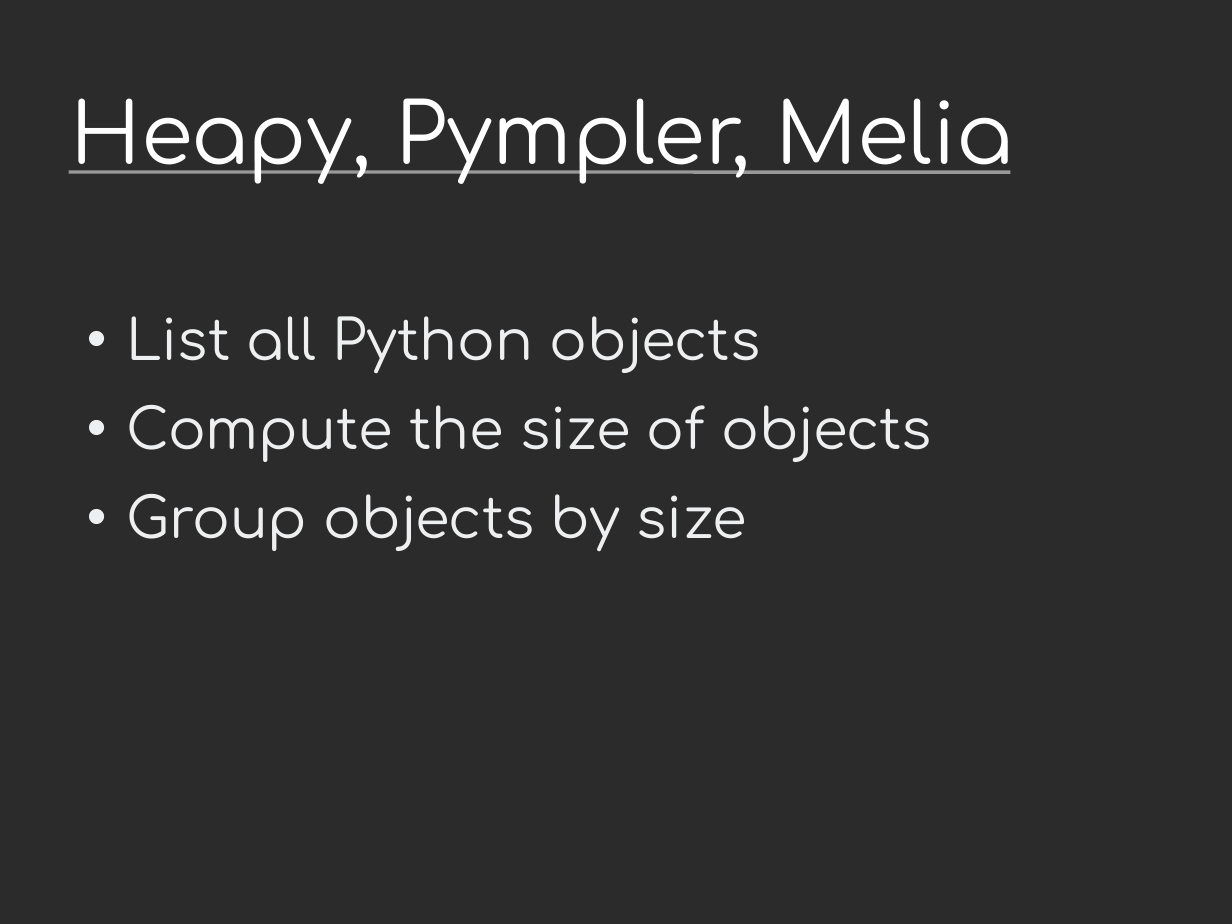
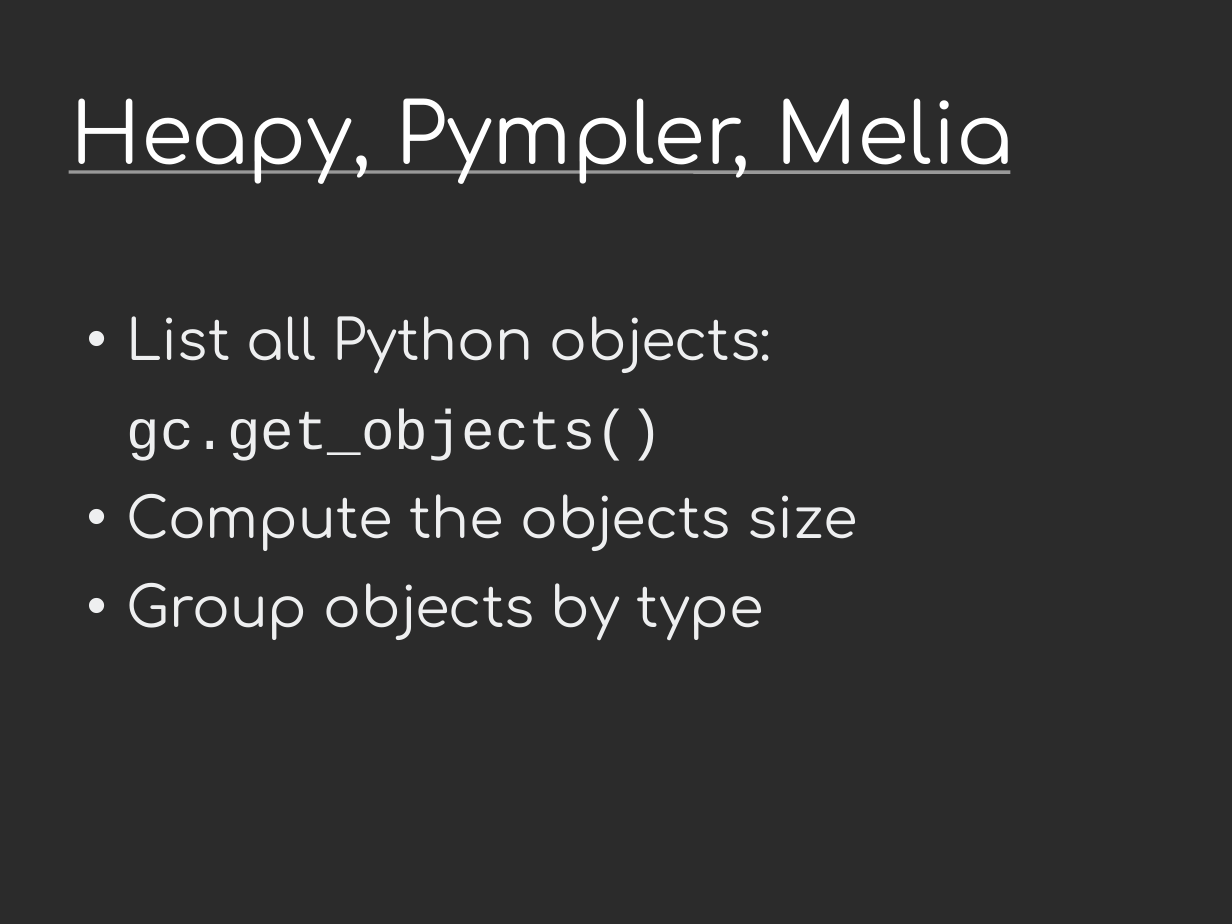
Before and after one commit to vstinner/talks, a slide deck: slide 11 of 2014-Pycon-Montreal/tracemalloc.odp (slide 12 before the commit). Drawn at 1232x924 pixels with LibreOffice and Linux fonts; fonts in the diff are those of the drawing; background and template pictures are left out; a plain dark background stands for a picture behind light text. Boxes give left, top, right and bottom in pixels: in the first picture for what was removed or moved away, otherwise in the second. Text is boxed around its words. In the diff, an @@ line names an element or a change of style, - is before the commit and + after.

```diff
--- a/2014-Pycon-Montreal/tracemalloc.odp
+++ b/2014-Pycon-Montreal/tracemalloc.odp
@@ text at <box>127,316,857,641</box>: text changed @@
-• List all Python objects
-• Compute the size of objects
-• Group objects by size
+• List all Python objects:
+gc.get_objects()
+• Compute the objects size
+• Group objects by type
```
Also in this commit, not shown: 6 other slides changed, 3 slides added, 7 slides removed.
